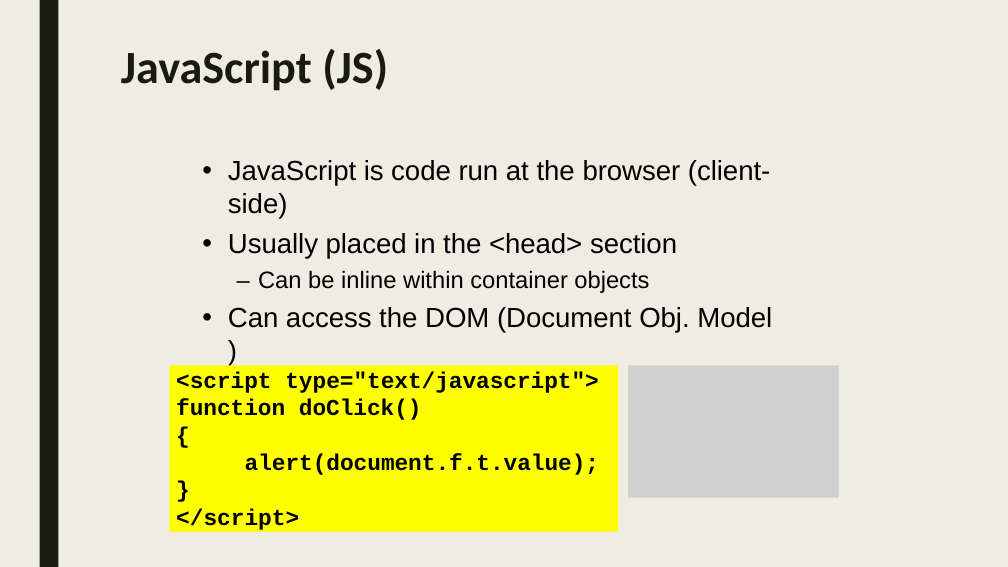
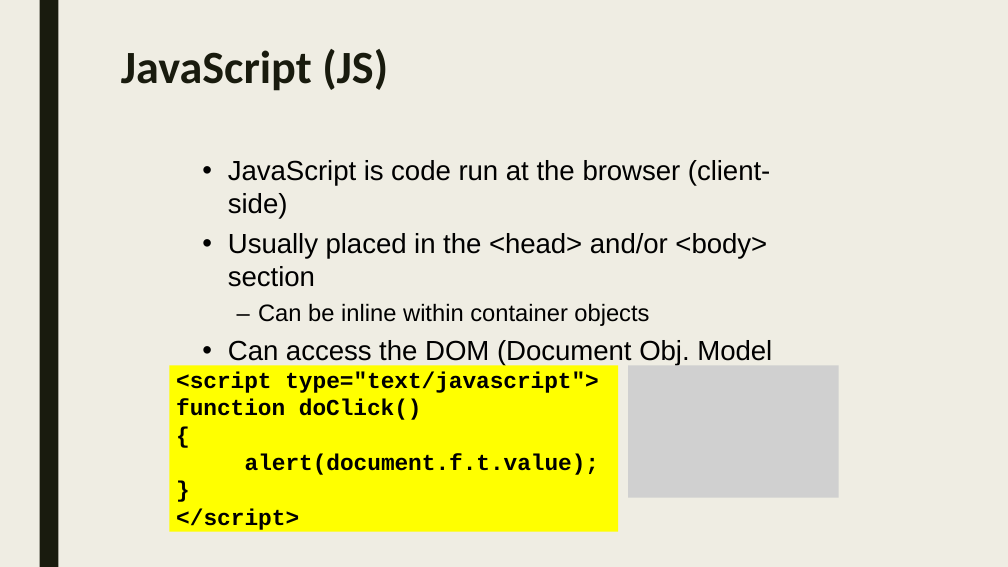
Before and after one commit to sayyidkhan/web_intro_2022, a slide deck: slide 5 of 3_JS.pptx. Drawn at 1008x567 pixels with LibreOffice and Linux fonts; fonts in the diff are those of the drawing; grey boxes stand for pictures. Boxes give left, top, right and bottom in pixels: in the first picture for what was removed or moved away, otherwise in the second. Text is boxed around its words. In the diff, an @@ line names an element or a change of style, - is before the commit and + after.

```diff
--- a/3_JS.pptx
+++ b/3_JS.pptx
@@ text at <box>228,233,767,287</box>: text changed @@
-• Usually placed in the <head> section
+• Usually placed in the <head> and/or <body> section
```
Also in this commit, not shown: 17 other files.
